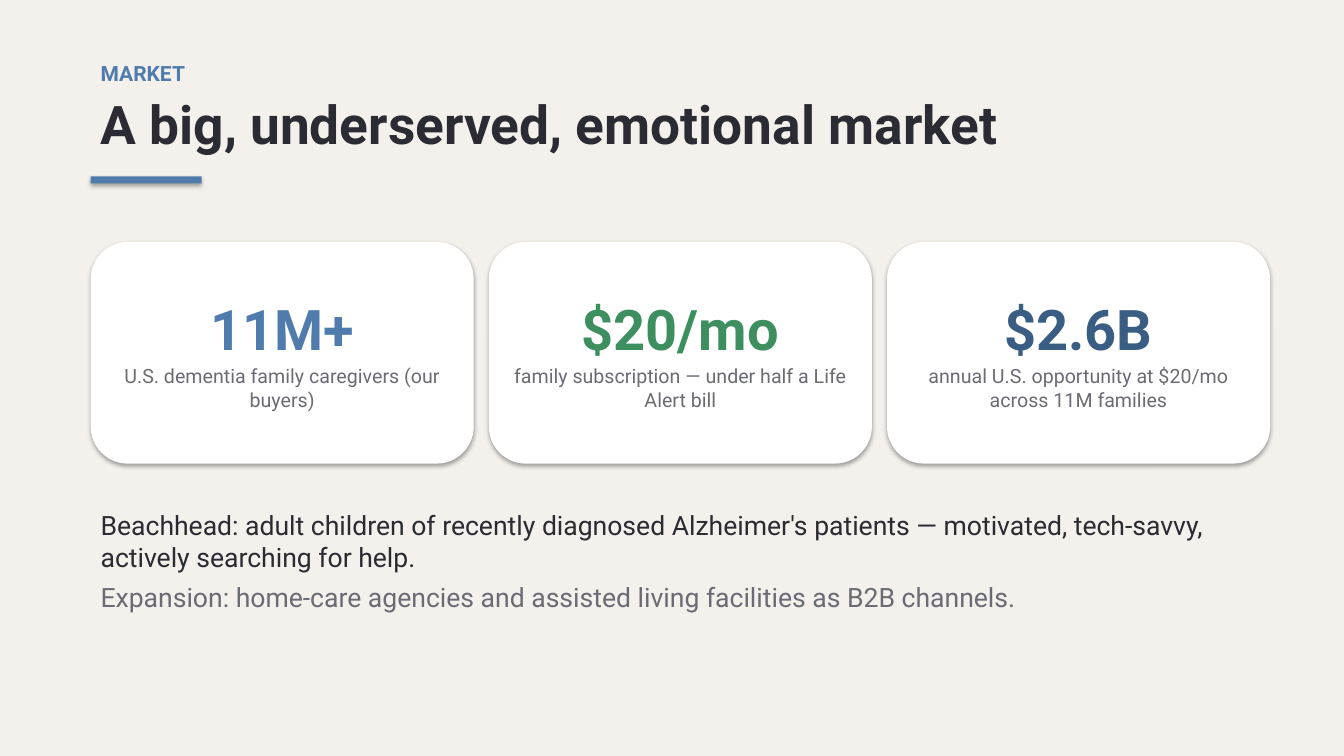
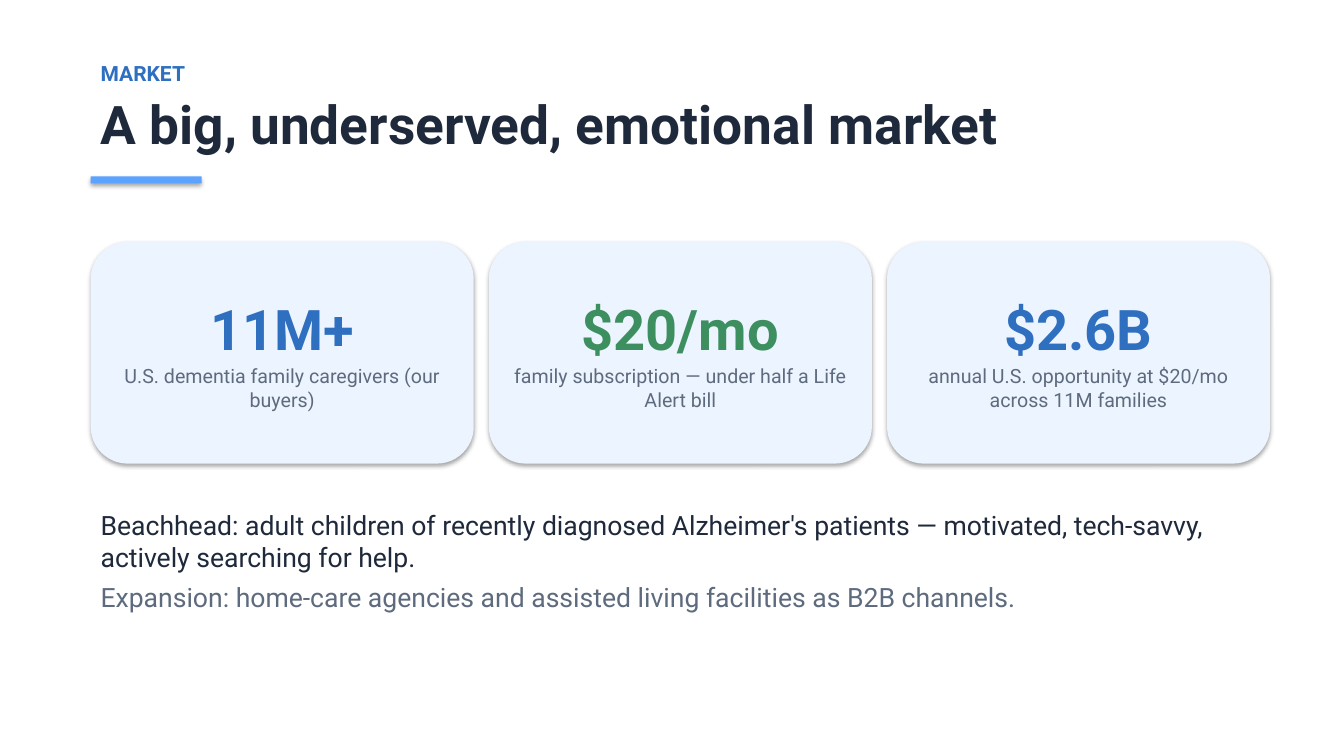
Before and after one commit to kalebrodriguez/DigitalTwin, a slide deck: slide 6 of pitch/DigitalTwin-Pitch-Deck.pptx. Drawn at 1344x756 pixels with LibreOffice and Linux fonts; fonts in the diff are those of the drawing. Boxes give left, top, right and bottom in pixels: in the first picture for what was removed or moved away, otherwise in the second. Text is boxed around its words. In the diff, an @@ line names an element or a change of style, - is before the commit and + after.

```diff
--- a/pitch/DigitalTwin-Pitch-Deck.pptx
+++ b/pitch/DigitalTwin-Pitch-Deck.pptx
@@ background #F4F1EC to #FFFFFF @@
@@ text "MARKET" at bbox=[101, 66, 997, 155]: text colour #4F7CAC to #2F6FBF in "MARKET"; text colour #2B2B33 to #1E293B in "A big, underserved, emotional market" @@
@@ rectangle at bbox=[91, 176, 202, 184]: fill #4F7CAC to #5CA3FF @@
@@ rounded rectangle "11M+" at bbox=[91, 242, 474, 464]: text colour #4F7CAC to #2F6FBF in "11M+"; text colour #6B6B76 to #5E6B7E; fill #FFFFFF to #ECF4FF @@
@@ rounded rectangle "$20/mo" at bbox=[489, 242, 872, 464]: fill #FFFFFF to #ECF4FF @@
@@ rounded rectangle "$2.6B" at bbox=[887, 242, 1270, 464]: text colour #3A5D84 to #2F6FBF in "$2.6B"; text colour #6B6B76 to #5E6B7E; fill #FFFFFF to #ECF4FF @@
@@ text in rounded rectangle at bbox=[514, 368, 846, 407]: text colour #6B6B76 to #5E6B7E in "family subscription — under half a Life ..." @@
@@ text "Beachhead: adult children of recently ..." at bbox=[101, 514, 1203, 613]: text colour #2B2B33 to #1E293B in "Beachhead: adult children of recently diagnosed Alzheimer's ..."; text colour #6B6B76 to #5E6B7E in "Expansion: home-care agencies and assisted living facilities ..." @@
```
Also in this commit, not shown: 10 other slides changed, 14 other files.
